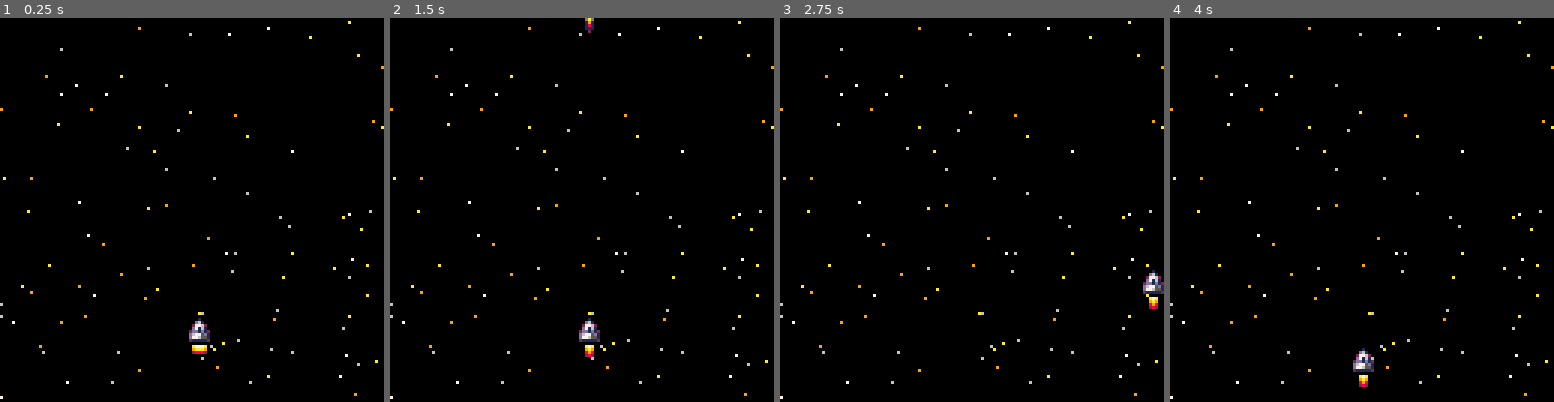
Above: before the commit, frames 1-4 (left to right).
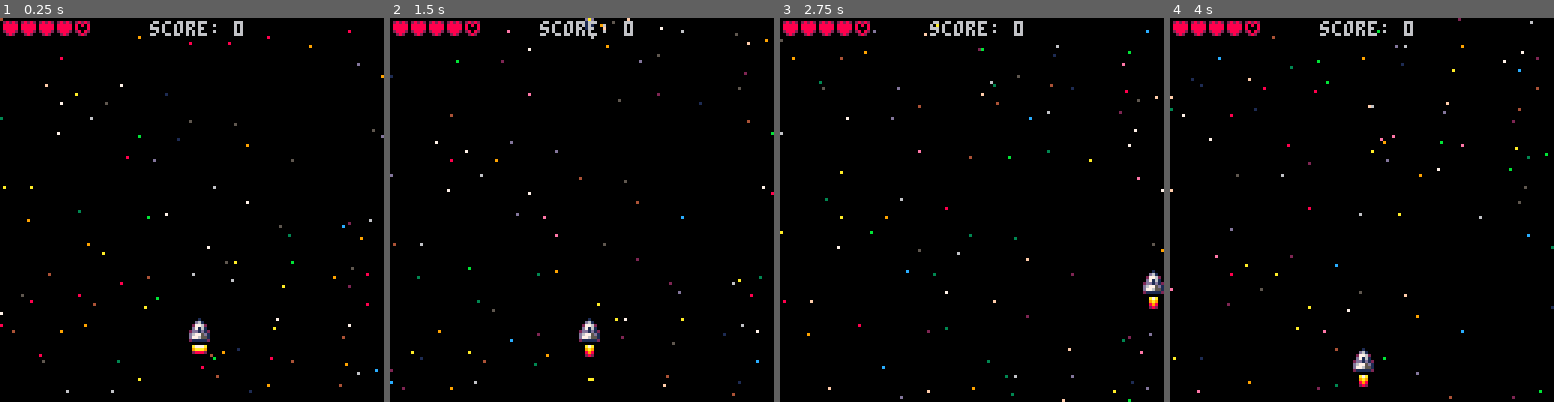
Above: after the commit, the same moments.

Repository: jimmac/pico-shed
Game: PICO-8 cartridge shmup.p8
The game is run twice, just before and just after one commit, with the same random seed, the same clock (stepped at 60 frames per second) and the same inputs.
Inputs:
- Up to frame 1 (0.25 s): no input
- Up to frame 2 (1.5 s): tap X (X key) at 0.33, 1.07 s
- Up to frame 3 (2.75 s): hold Right 1.6-2.1 s; tap X (X key) at 1.85 s; hold Up 2.15-2.42 s; hold Right from 2.47 s (still down)
- Up to frame 4 (4 s): tap X (X key) at 2.97 s; release Right at 3.03 s; hold Left 3.08-3.58 s; hold Down 3.63-3.97 s

The runs differ from the first frame. In frame 1, 2.2% of the frame differs, in the area x 0-100%, y 0-100%; in frame 2, 2.2%; in frame 3, 2.2%; in frame 4, 2.2%.

Commit message:
starfield v1

Diff:
--- a/shmup.p8
+++ b/shmup.p8
@@ -5,12 +5,15 @@
 -- https://www.youtube.com/watch?v=yxrjdmzyv0u
 
 function _init()
+ fr=0
+ score=0
 	--player
 	pl = {x=63,
 	      y=100,
 	      spx=0,
 	      spy=0,
-	      sp=2}
+	      sp=2,
+	      lv=4}
 	bl = {x=0,y=-10,life=30}
 	flame=4
 	cls(0)
@@ -26,7 +29,7 @@
 end
 
 function _update60()
- --movement
+ --ship movement
 	if btn(➡️) and pl.x<120 then
 		pl.spx=2
 		pl.spy=0
@@ -70,18 +73,44 @@
 
 function _draw()
 	cls(0)
+	fr+=1
+	--starfield
+	starfield()
+
 	--player
 	spr(pl.sp,pl.x,pl.y)
 	spr(flame,pl.x,pl.y+6)
 	--bullet
 	if bl.life>0 then spr(16,bl.x,bl.y) end
-	--starfield
-	starfield()
+
+ --menu
+ menu()
 end
 -->8
 function starfield()
   for i=1,#starsx do
+   --flicker color
+   starsc[i]=starsc[i]+rnd(2)
+   --render
 			pset(starsx[i],starsy[i],starsc[i])
+			--movement
+			if (fr%4==0) then
+				if (starsy[i]<128) then
+					starsy[i]+=1
+				else
+					starsy[i]=0
+				end
+			end
+  end
+end
+
+function menu ()
+  --score
+  print("score: "..score,50,1,6)
+  --lives
+  for i=0,4 do --5 lives
+	  if i<pl.lv then h=33 else h=32 end
+	  spr(h,i*6)
   end
 end
 __gfx__
@@ -101,136 +130,142 @@
 00181000000000000000000000000000000000000000000000000000000000000000000000000000000000000000000000000000000000000000000000000000
 00111000000000000000000000000000000000000000000000000000000000000000000000000000000000000000000000000000000000000000000000000000
 00020000000000000000000000000000000000000000000000000000000000000000000000000000000000000000000000000000000000000000000000000000
-…(133 lines of a section not shown)…
+00000000000000000000000000000000000000000000000000000000000000000000000000000000000000000000000000000000000000000000000000000000
+02828200028282000000000000000000000000000000000000000000000000000000000000000000000000000000000000000000000000000000000000000000
+08080800088888000000000000000000000000000000000000000000000000000000000000000000000000000000000000000000000000000000000000000000
+08000800088888000000000000000000000000000000000000000000000000000000000000000000000000000000000000000000000000000000000000000000
+02808200028882000000000000000000000000000000000000000000000000000000000000000000000000000000000000000000000000000000000000000000
+00282000002820000000000000000000000000000000000000000000000000000000000000000000000000000000000000000000000000000000000000000000
+…(133 lines of a section not shown)…
